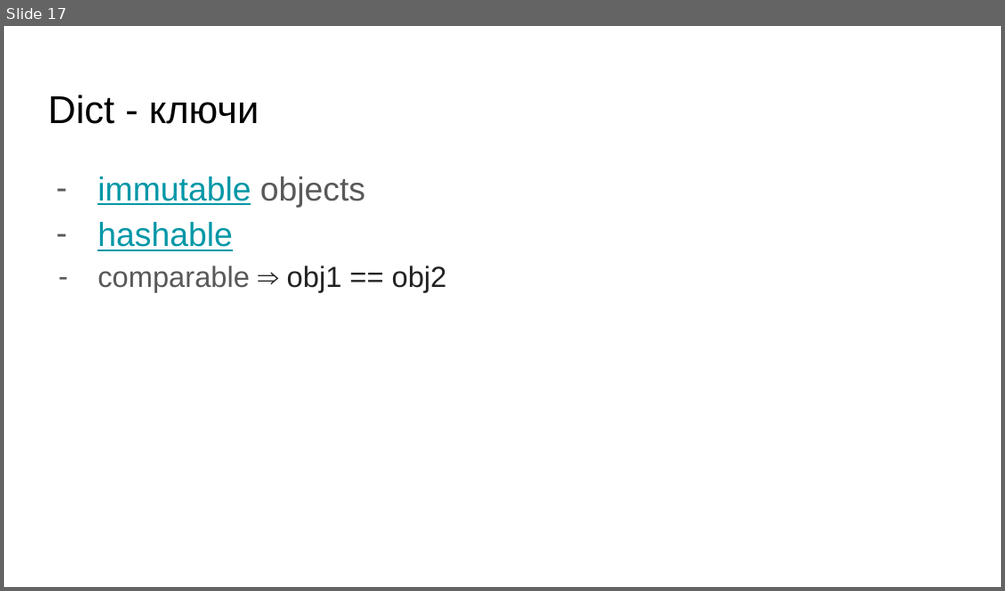
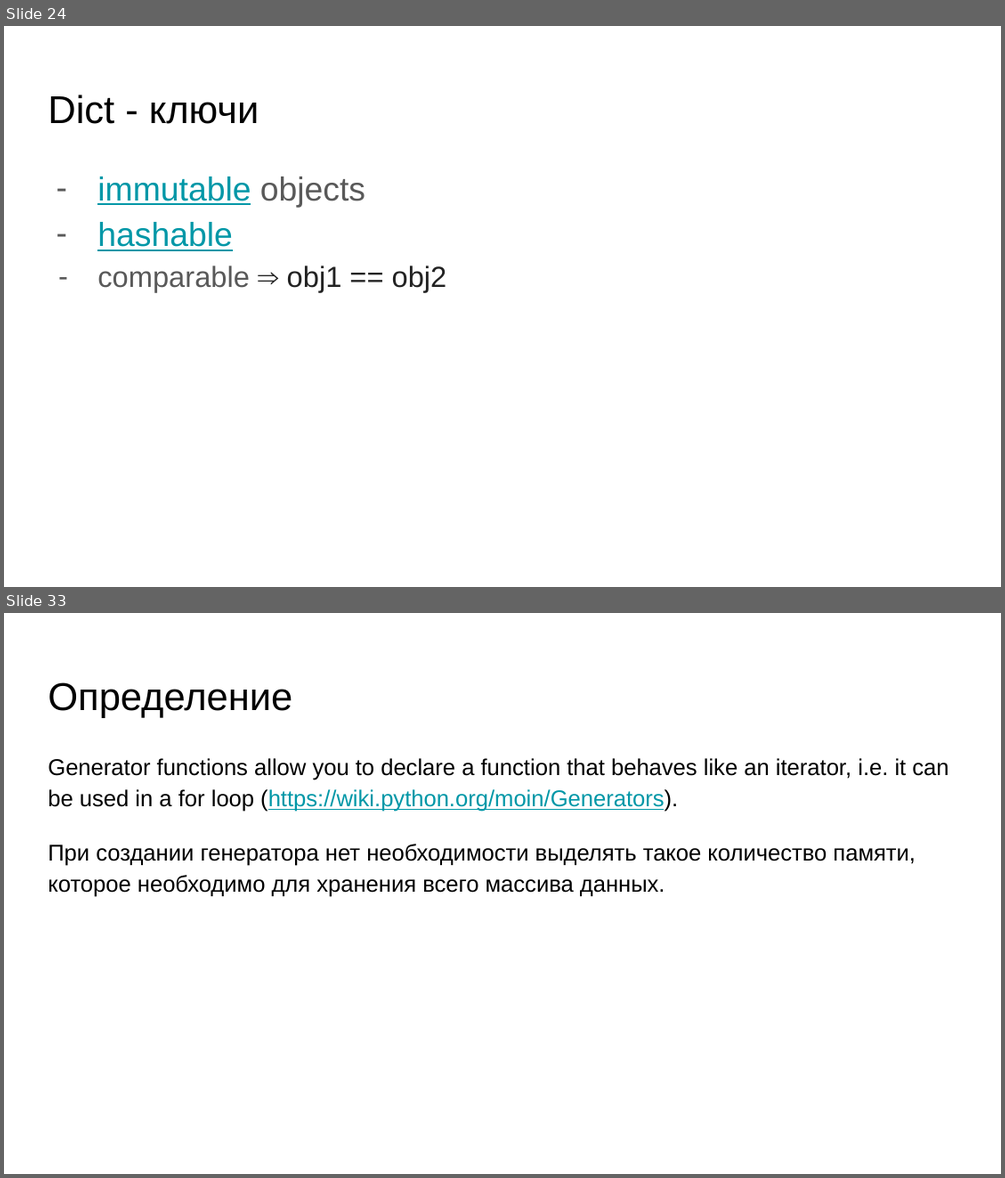
Before and after one commit to skhayrulin/python_course, a slide deck: lecture/Lecture6.pptx. Shown one above the other, each under a label of ours: slide 17 before the commit, slides 24 and 33 after it; the slides between them are not shown. The pictures are 1005x591 and 1005x1178 pixels, drawn with LibreOffice and Linux fonts; fonts in the diff are those of the drawing. Boxes give left, top, right and bottom in pixels: in the first picture for what was removed or moved away, otherwise in the second. Text is boxed around its words. In the diff, an @@ line names an element or a change of style, - is before the commit and + after.

```diff
--- a/lecture/Lecture6.pptx
+++ b/lecture/Lecture6.pptx
@@ slide 33 added at <box>4,613,1001,1174</box>, background #FFFFFF @@
@@ title added at <box>48,682,292,718</box>, 28 pt, text #000000 @@
+Определение
@@ text added at <box>48,758,948,897</box>, 16.5 pt, text #000000 @@
+Generator functions allow you to declare a function that behaves like an iterator, i.e. it can be used in a for loop (https://wiki.python.org/moin/Generators).
+При создании генератора нет необходимости выделять такое количество памяти, которое необходимо для хранения всего массива данных.
@@ what was slide 17 is now slide 24 @@
```
Also in this commit, not shown: 4 slides changed, 20 other slides added, 1 slide removed, 1 other file.
